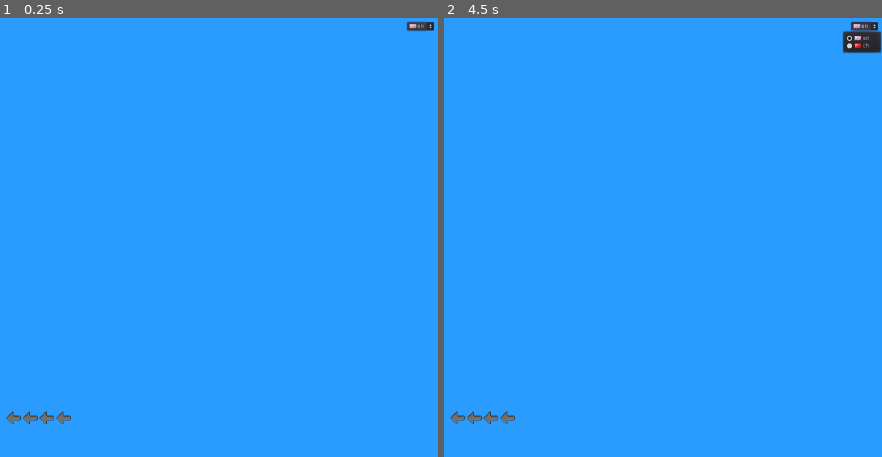
Above: before the commit, frames 1-2 (left to right).
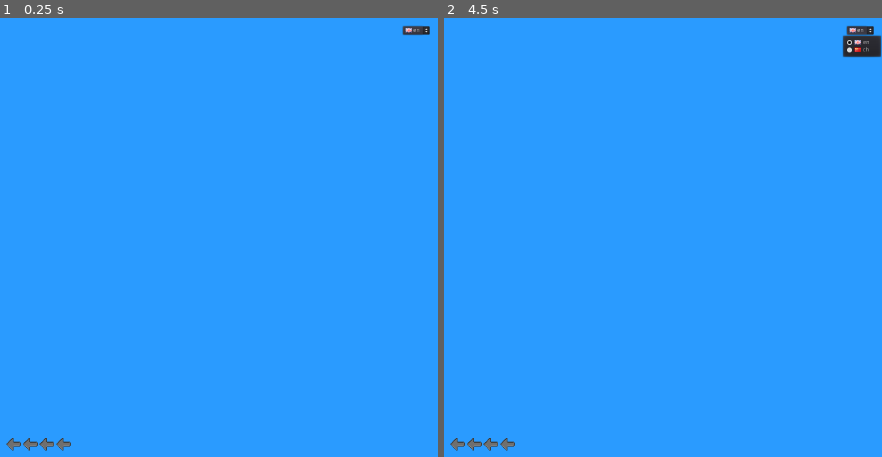
Above: after the commit, the same moments.

Repository: SabreOfWinter/Live-Over-The-Hills
Game: Godot game, scene res://menus/splash/splash.tscn
The game is run twice, just before and just after one commit, with the same random seed, the same clock (stepped at 60 frames per second) and the same inputs.
Inputs (mouse positions are in pixels of both pictures, inside the frame that each line leads up to; where the layout moved, square brackets give the same spot in the first picture):
- Up to frame 1 (0.25 s): no input
- Up to frame 2 (4.5 s): click "en" at 0.5 s; click (474, 443) [474, 417] at 1.25 s; click (492, 443) [492, 417] at 2 s; click (457, 443) [457, 417] at 2.75 s; click (457, 443) [457, 417] at 3.5 s; click "en" at 4.25 s

The runs differ from the first frame. In frame 1, 0.6% of the frame differs, in the area x 1-100%, y 0-99%; in frame 2, 0.9%.

Commit message:
Main menu - animation player added

Diff:
--- a/menus/main/main.tscn
+++ b/menus/main/main.tscn
@@ -22,12 +22,19 @@
 "_edit_use_anchors_": false
 }
 
-[node name="language" type="OptionButton" parent="."]
+[node name="Control" type="Control" parent="."]
+anchor_right = 1.0
+anchor_bottom = 1.0
+__meta__ = {
+"_edit_use_anchors_": false
+}
+
+[node name="language" type="OptionButton" parent="Control"]
 anchor_left = 1.0
 anchor_right = 1.0
-margin_left = -74.0
-margin_top = 10.0
-margin_right = -10.0
+margin_left = -84.0
+margin_top = 20.0
+margin_right = -20.0
 margin_bottom = 20.0
 text = "en"
 icon = ExtResource( 4 )
@@ -37,56 +44,52 @@
 "_edit_use_anchors_": false
 }
 
-[node name="HBoxContainer" type="HBoxContainer" parent="."]
+[node name="HBoxContainer" type="HBoxContainer" parent="Control"]
 anchor_top = 1.0
 anchor_right = 1.0
 anchor_bottom = 1.0
-margin_left = 100.0
-margin_top = -136.0
-margin_right = -100.0
-margin_bottom = -100.0
+margin_top = -70.0
+margin_bottom = -40.0
 size_flags_horizontal = 4
 alignment = 1
 __meta__ = {
 "_edit_use_anchors_": false
 }
 
-[node name="new_game_button" type="TextureButton" parent="HBoxContainer"]
-margin_left = 782.0
-margin_top = 3.0
-margin_right = 818.0
-margin_bottom = 33.0
+[node name="new_game_button" type="TextureButton" parent="Control/HBoxContainer"]
+margin_left = 882.0
+margin_right = 918.0
+margin_bottom = 30.0
 size_flags_horizontal = 4
 size_flags_vertical = 4
 texture_normal = ExtResource( 5 )
 
-[node name="load_game_button" type="TextureButton" parent="HBoxContainer"]
-margin_left = 822.0
-margin_top = 3.0
-margin_right = 858.0
-margin_bottom = 33.0
+[node name="load_game_button" type="TextureButton" parent="Control/HBoxContainer"]
+margin_left = 922.0
+margin_right = 958.0
+margin_bottom = 30.0
 size_flags_horizontal = 4
 size_flags_vertical = 4
 texture_normal = ExtResource( 5 )
 
-[node name="settings_button" type="TextureButton" parent="HBoxContainer"]
-margin_left = 862.0
-margin_top = 3.0
-margin_right = 898.0
-margin_bottom = 33.0
+[node name="settings_button" type="TextureButton" parent="Control/HBoxContainer"]
+margin_left = 962.0
+margin_right = 998.0
+margin_bottom = 30.0
 size_flags_horizontal = 4
 size_flags_vertical = 4
 texture_normal = ExtResource( 5 )
 
-[node name="quit_button" type="TextureButton" parent="HBoxContainer"]
-margin_left = 902.0
-margin_top = 3.0
-margin_right = 938.0
-margin_bottom = 33.0
+[node name="quit_button" type="TextureButton" parent="Control/HBoxContainer"]
+margin_left = 1002.0
+margin_right = 1038.0
+margin_bottom = 30.0
 size_flags_horizontal = 4
 size_flags_vertical = 4
 texture_normal = ExtResource( 5 )
-[connection signal="pressed" from="HBoxContainer/new_game_button" to="." method="_on_new_game_button_pressed"]
-[connection signal="pressed" from="HBoxContainer/load_game_button" to="." method="_on_load_game_button_pressed"]
-[connection signal="pressed" from="HBoxContainer/settings_button" to="." method="_on_settings_button_pressed"]
-[connection signal="pressed" from="HBoxContainer/quit_button" to="." method="_on_quit_button_pressed"]
+
+[node name="animation_player" type="AnimationPlayer" parent="."]
+[connection signal="pressed" from="Control/HBoxContainer/new_game_button" to="." method="_on_new_game_button_pressed"]
+[connection signal="pressed" from="Control/HBoxContainer/load_game_button" to="." method="_on_load_game_button_pressed"]
+[connection signal="pressed" from="Control/HBoxContainer/settings_button" to="." method="_on_settings_button_pressed"]
+[connection signal="pressed" from="Control/HBoxContainer/quit_button" to="." method="_on_quit_button_pressed"]
